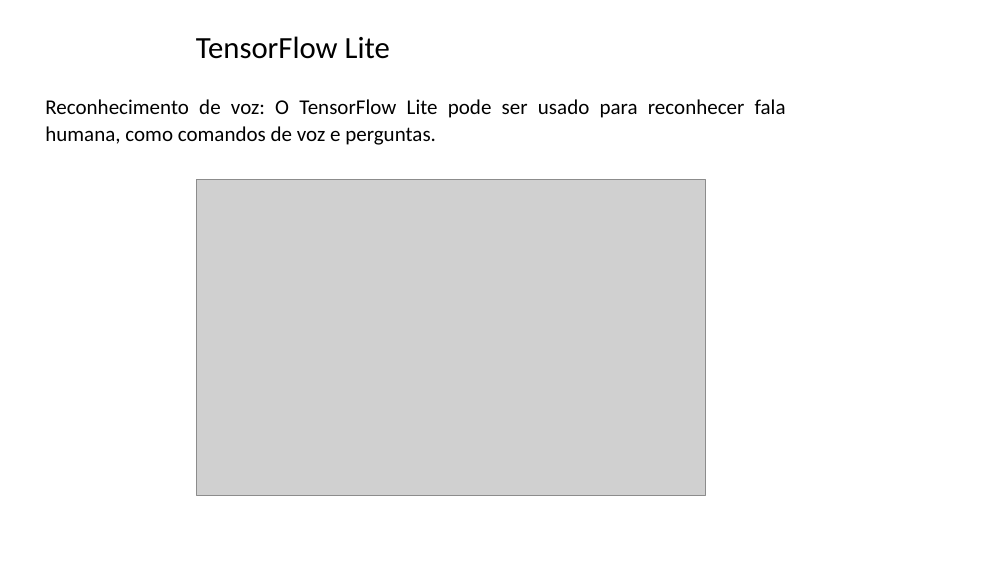
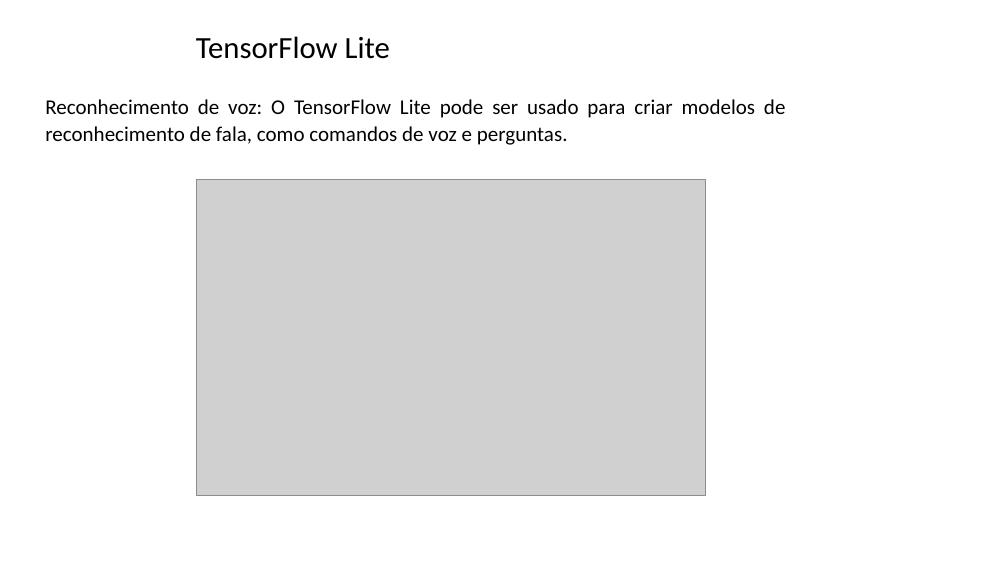
Before and after one commit to zz4fap/tp557-iot-ml, a slide deck: slide 24 of slides/TP557_14_introducao_tensorflowlite.pptx. Drawn at 1008x567 pixels with LibreOffice and Linux fonts; fonts in the diff are those of the drawing; grey boxes stand for pictures; background and template pictures are left out. Boxes give left, top, right and bottom in pixels: in the first picture for what was removed or moved away, otherwise in the second. Text is boxed around its words. In the diff, an @@ line names an element or a change of style, - is before the commit and + after.

```diff
--- a/slides/TP557_14_introducao_tensorflowlite.pptx
+++ b/slides/TP557_14_introducao_tensorflowlite.pptx
@@ text at <box>45,99,785,145</box>: text changed @@
-Reconhecimento de voz: O TensorFlow Lite pode ser usado para reconhecer fala humana, como comandos de voz e perguntas.
+Reconhecimento de voz: O TensorFlow Lite pode ser usado para criar modelos de reconhecimento de fala, como comandos de voz e perguntas.
```
Also in this commit, not shown: 7 other slides changed.
